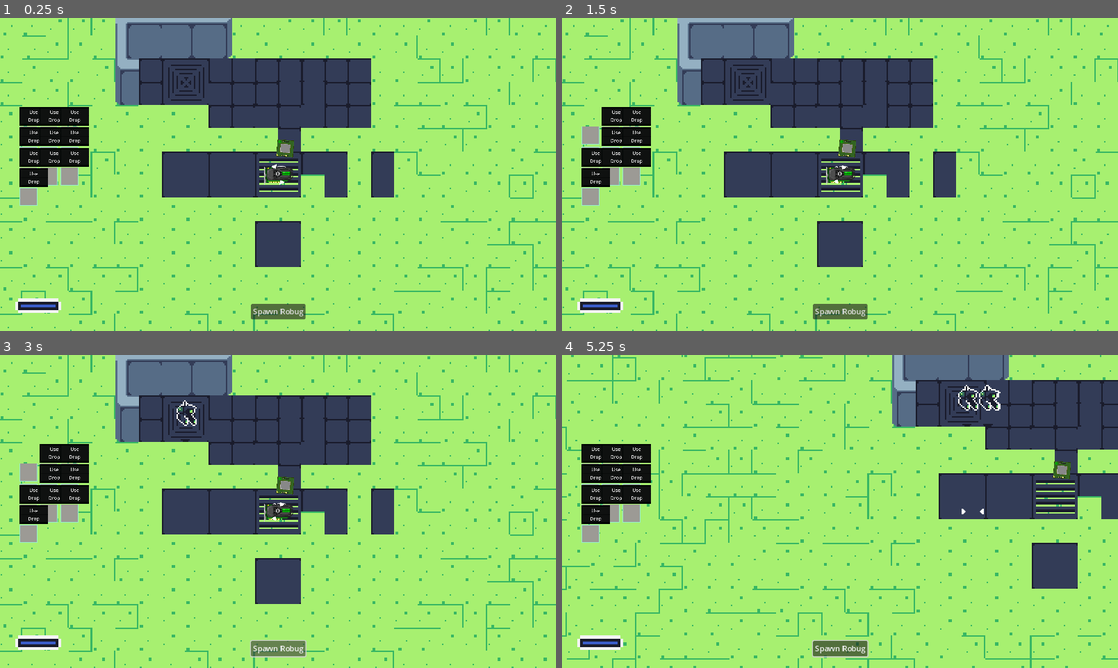
Above: before the commit, frames 1-4 (two rows, left to right).
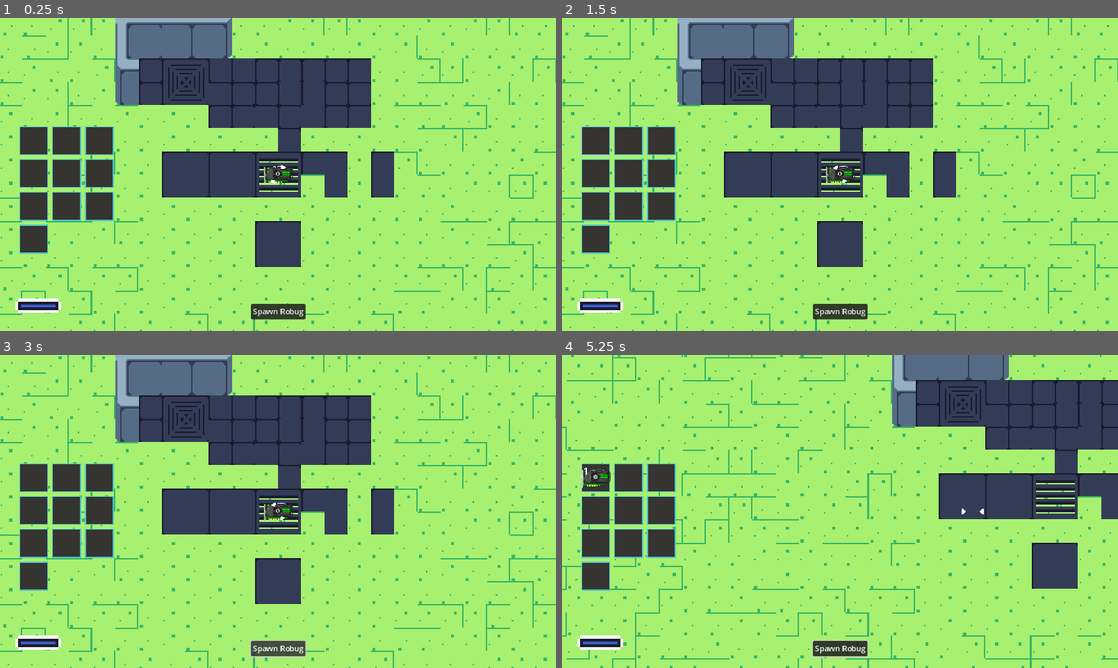
Above: after the commit, the same moments.

Repository: hyvnova/codebugs-game
Game: Godot game, scene res://world.tscn
Same seed, same stepped clock (60 frames per second), same inputs: the game is played once before the commit and once after it.
Inputs (mouse positions are in pixels of both pictures, inside the frame that each line leads up to):
- Up to frame 1 (0.25 s): no input
- Up to frame 2 (1.5 s): click (589, 133) at 0.52 s; click (595, 111) at 1.25 s, where only the run before the commit has a clickable "Use"
- Up to frame 3 (3 s): click (55, 458) at 2 s, where only the run before the commit has a clickable "Drop"; click "Spawn Robug" at 2.75 s
- Up to frame 4 (5.25 s): tap Enter at 3.5 s; move the mouse to (962, 495) at 3.52 s; hold D (right) 3.53-4.25 s; hold E (use) 3.53-4.25 s; click (962, 495) at 3.67 s; drag from (728, 527) to (945, 511) at 4.27 s; tap Space at 5 s; move the mouse to (895, 442) at 5.02 s; hold D (right) from 5.03 s (still down); hold E (use) from 5.03 s (still down)

The runs differ from the first frame. In frame 1, 6.5% of the frame differs, in the area x 3-55%, y 28-97%; in frame 2, 6.3%; in frame 3, 6.5%; in frame 4, 6.8%, in the area x 3-92%, y 9-97%.

Commit message:
Inventory System basics

Diff:
--- a/project.godot
+++ b/project.godot
@@ -17,8 +17,10 @@
 
 [autoload]
 
+WorldNode="*res://world.tscn"
 Global="*res://scripts/global.gd"
 Player="*res://scripts/player.gd"
+World="*res://scripts/world.gd"
 
 [display]
 
--- /dev/null
+++ b/resources/item_data.gd
@@ -0,0 +1,16 @@
+extends Resource
+class_name ItemData
+
+var texture: Texture
+var type: String
+var quantity: int
+
+static func new_data( type: String, texture: Texture, quantity: int = 1) -> ItemData:
+	var item_data = ItemData.new()
+	item_data.texture = texture
+	item_data.type = type
+	item_data.quantity = quantity
+	return item_data
+
+func clone() -> ItemData:
+	return ItemData.new_data( type, texture, quantity)
--- a/scenes/inventory_item.tscn
+++ b/scenes/inventory_item.tscn
@@ -1,21 +1,24 @@
-[gd_scene load_steps=3 format=3 uid="uid://c4xxcyla4nrwl"]
+[gd_scene load_steps=4 format=3 uid="uid://c4xxcyla4nrwl"]
 
 [ext_resource type="Script" path="res://scripts/inventory_item.gd" id="1_ckp2a"]
+[ext_resource type="Texture2D" uid="uid://bndnwycl5in7f" path="res://assets/Hardware/raptor74_0.png" id="2_h5ocw"]
 
-[sub_resource type="CircleShape2D" id="CircleShape2D_m1ro3"]
+[sub_resource type="RectangleShape2D" id="RectangleShape2D_y8a8q"]
 
 [node name="InventoryItem" type="Node2D" groups=["item"]]
 script = ExtResource("1_ckp2a")
+texture = ExtResource("2_h5ocw")
 
 [node name="Area2D" type="Area2D" parent="." groups=["item_area"]]
 collision_layer = 3
 collision_mask = 3
 
 [node name="CollisionShape2D" type="CollisionShape2D" parent="Area2D"]
-scale = Vector2(1.5, 1.5)
-shape = SubResource("CircleShape2D_m1ro3")
+scale = Vector2(3, 3)
+shape = SubResource("RectangleShape2D_y8a8q")
 
 [node name="Sprite2D" type="Sprite2D" parent="."]
+texture = ExtResource("2_h5ocw")
 
 [connection signal="body_entered" from="Area2D" to="." method="_on_area_2d_body_entered"]
 [connection signal="body_exited" from="Area2D" to="." method="_on_area_2d_body_exited"]
--- a/scenes/inventory_slot.tscn
+++ b/scenes/inventory_slot.tscn
@@ -21,7 +21,7 @@
 anchor_bottom = 1.0
 grow_horizontal = 2
 grow_vertical = 2
-color = Color(0.596078, 0.933333, 0.8, 1)
+color = Color(0.301961, 0.768627, 0.8, 1)
 
 [node name="InnerBorder" type="ColorRect" parent="."]
 layout_mode = 1
@@ -36,7 +36,7 @@
 offset_bottom = 70.0
 grow_horizontal = 2
 grow_vertical = 2
-color = Color(0.611765, 0.603922, 0.584314, 1)
+color = Color(0.20934, 0.204983, 0.194105, 1)
 
 [node name="ItemIcon" type="Sprite2D" parent="InnerBorder"]
 position = Vector2(70, 70)
@@ -47,7 +47,7 @@
 offset_left = 5.0
 offset_right = 45.0
 offset_bottom = 54.0
-theme_override_colors/font_color = Color(0.0745098, 0.0745098, 0.0745098, 1)
+theme_override_colors/font_color = Color(1, 1, 1, 1)
 theme_override_font_sizes/font_size = 50
 text = "1"
 
@@ -63,48 +63,31 @@
 [node name="DetailsPanel" type="ColorRect" parent="."]
 visible = false
 layout_mode = 0
-offset_top = -135.0
+offset_top = -75.0
 offset_right = 240.0
 offset_bottom = -5.0
-color = Color(0.596078, 0.933333, 0.8, 1)
-
-[node name="ItemName" type="Label" parent="DetailsPanel"]
-layout_mode = 1
-offset_left = 5.0
-offset_right = 45.0
-offset_bottom = 23.0
-theme_override_colors/font_color = Color(0.0745098, 0.0745098, 0.0745098, 1)
-theme_override_font_sizes/font_size = 40
-text = "Name"
 
 [node name="ItemType" type="Label" parent="DetailsPanel"]
 layout_mode = 1
-anchors_preset = 4
+anchors_preset = 8
+anchor_left = 0.5
 anchor_top = 0.5
+anchor_right = 0.5
 anchor_bottom = 0.5
-offset_left = 5.0
-offset_top = -11.5
-offset_right = 45.0
-offset_bottom = 11.5
+offset_left = -46.0
+offset_top = -27.5
+offset_right = 46.0
+offset_bottom = 27.5
+grow_horizontal = 2
 grow_vertical = 2
 theme_override_colors/font_color = Color(0.0745098, 0.0745098, 0.0745098, 0.784314)
 theme_override_font_sizes/font_size = 40
 text = "Type"
-
-[node name="ItemEffect" type="Label" parent="DetailsPanel"]
-layout_mode = 1
-anchors_preset = 2
-anchor_top = 1.0
-anchor_bottom = 1.0
-offset_left = 5.0
-offset_top = -23.0
-offset_right = 45.0
-grow_vertical = 0
-theme_override_colors/font_color = Color(0.0745098, 0.0745098, 0.0745098, 0.588235)
-theme_override_font_sizes/font_size = 40
-text = "Effect"
+horizontal_alignment = 1
+vertical_alignment = 1
 
 [node name="UsagePanel" type="ColorRect" parent="."]
+visible = false
 layout_mode = 0
 offset_top = -159.0
 offset_right = 240.0
--- a/scenes/inventory_ui.tscn
+++ b/scenes/inventory_ui.tscn
@@ -18,7 +18,7 @@
 
 [node name="GridContainer" type="GridContainer" parent="."]
 layout_mode = 1
-scale = Vector2(0.25, 0.25)
+scale = Vector2(0.4, 0.4)
 size_flags_horizontal = 3
 size_flags_vertical = 3
 theme_override_constants/h_separation = 20
--- a/scenes/player.tscn
+++ b/scenes/player.tscn
@@ -12,7 +12,6 @@
 script = ExtResource("2_btjev")
 
 [node name="CollisionShape2D" type="CollisionShape2D" parent="."]
-scale = Vector2(0.5, 0.5)
 shape = SubResource("CircleShape2D_kr4k2")
 
 [node name="Crosshair" type="Sprite2D" parent="."]
--- a/scripts/global.gd
+++ b/scripts/global.gd
@@ -1,9 +1,10 @@
 ### Global.gd
+# ! AUTOLOADED as Global
 
 extends Node
 
 # Inventory items
-var inventory: Array[InventoryItem] = []
+var inventory: Array[ItemData] = [] # Each slot contains an InventoryItem or null.
 
 # Custom signals
 signal inventory_updated
@@ -11,38 +12,40 @@
 
 # Scene and node references
 @onready var player_node: Node = Player
-@onready var inventory_slot_scene = preload("res://scenes/inventory_slot.tscn")
+
 
 func _ready():
 	# Initializes the inventory with 9 slots (spread over 3 blocks per row)
 	inventory.resize(10)
 
+# on_pickup Adds an item to the inventory, returns true if successful
+func add_item(item_data: ItemData) -> bool:
 
-# Adds an item to the inventory, returns true if successful
-func add_item(item: InventoryItem) -> bool:
+	# TODO! This is seriously slow, need to optimize this frfr ong
+	for i in range(inventory.size()):
+		# Check if a non-empty slot contains the same item type to stack.
+		if inventory[i] and inventory[i].type == item_data.type:
+			inventory[i].quantity += item_data.quantity
 
-	# TODO! This is seriously slow, we need to optimize this frfr ong
-	for i in range(inventory.size()):
-		# Check if the item exists in the inventory and matches both type and effect
-		if inventory[i] and inventory[i].type == item.type:
-			inventory[i].quantity += item.quantity
+
+
+			inventory_updated.emit()
+			print("Item added (stack)", inventory)
+			return true
+
+		# Add the item to the first available slot
+		elif inventory[i] == null:
+			inventory[i] = item_data
 			inventory_updated.emit()
 			print("Item added", inventory)
 			return true
 
-		# Add the item to the first available slot
-		elif inventory[i] == null:
-			inventory[i] = item
-			inventory_updated.emit()
-			print("Item added", inventory)
-			return true
+	return false # Could not add the item
 
-	return false
-
-# Removes an item from the inventory based on type and effect
+# Removes an item from the inventory
 func remove_item(item_type) -> bool:
 	for i in range(inventory.size()):
-		# If the item exists in the inventory and matches the type
+		# Find item with the same type and decrease the quantity
 		if inventory[i] and inventory[i].type == item_type:
 			inventory[i].quantity -= 1
 
@@ -75,7 +78,7 @@
 	return position
 
 # Drops an item at a specified position, adjusting for nearby items
-func drop_item(item: InventoryItem, drop_position: Vector2):
+func drop_item(item: ItemData, drop_position: Vector2):
+	item.quantity = 1
 	drop_position = adjust_drop_position(drop_position)
-	item.global_position = drop_position
-	item.visible = true
+	World.spawn_item(item, drop_position)
--- a/scripts/inventory_item.gd
+++ b/scripts/inventory_item.gd
@@ -1,11 +1,13 @@
+# This is named "InventoryItem" and not just "item" because "Item" conflicts with the built-in "Item" class in Godot.
+# Prepare youself for a bunch of inconsistencies in the code, as I was learning as I went along.
+
 @tool
 extends Node2D
 class_name InventoryItem
 
 # Item data
-var type: String = ""
-var quantity: int = 1
-var texture: Texture
+var data: ItemData
+@export var texture: Texture # For the editor, this is not really needed in the game
 
 const scene_path: String = "res://scenes/inventory_item.tscn"
 const scene = preload(scene_path)
@@ -16,46 +18,20 @@
 # Variables
 var player_in_range = false
 
-
-static func new_item(type: String, texture: Texture, pos: Vector2) -> InventoryItem:
+static func new_item(data: ItemData, pos: Vector2) -> InventoryItem:
 	var ins = scene.instantiate()
-
-	# Set the items values for spawning
-	ins.type = type
-	ins.texture = texture
+	ins.data = data
 	ins.global_position = pos
-
 	return ins
 
 func _ready():
 	# Set the texture to reflect in the game
 	if not Engine.is_editor_hint():
+		icon_sprite.texture = data.texture
+	else:
 		icon_sprite.texture = texture
-
-func _process(_delta):
-	# Set the texture to reflect in the editor
-	if Engine.is_editor_hint():
-		icon_sprite.texture = texture
-
-	# Add item to inventory if player presses "E" within range
-	if player_in_range and Input.is_action_just_pressed("use"):
-		pickup_item()
 
 # Add item to inventory
 func pickup_item():
-	if Global.player_node:
-		Global.add_item(self)
-		self.queue_free()
-
-# If player is in range, show UI and make item pickable
-func _on_area_2d_body_entered(body):
-	print("area entered")
-	if body.is_in_group("player"):
-		player_in_range = true
-		body.interact_ui.visible = true
-
-# If player is in range, hide UI and don't make item pickable
-func _on_area_2d_body_exited(body):
-	if body.is_in_group("player"):
-		player_in_range = false
-		body.interact_ui.visible = false
+	Global.add_item(data)
+	self.queue_free()
--- a/scripts/inventory_slot.gd
+++ b/scripts/inventory_slot.gd
@@ -5,27 +5,31 @@
 # Scene-Tree Node references
 @onready var icon = $InnerBorder/ItemIcon
 @onready var quantity_label = $InnerBorder/ItemQuantity
+
+# Details
+# * This needs to be modified if more propperties are added to ItemData
 @onready var details_panel = $DetailsPanel
-@onready var item_name = $DetailsPanel/ItemName
 @onready var item_type = $DetailsPanel/ItemType
-@onready var item_effect = $DetailsPanel/ItemEffect
+
+# Usage panel
 @onready var usage_panel = $UsagePanel
 
-# Slot item
-var item: InventoryItem = null
+# Slot item_data
+var item_data: ItemData = null
 
-# Show usage panel for player to use/remove item
+# Show usage panel for player to use/remove item_data
 func _on_item_button_pressed():
-	if item:
+	if item_data:
 		usage_panel.visible = !usage_panel.visible
 
-# Show item details on hover enter
+# Show item_data details on hover enter
+# Details are things like type, quantity
 func _on_item_button_mouse_entered():
-	if item:
+	if item_data:
 		usage_panel.visible = false
 		details_panel.visible = true
 
-# Hide item details on hover exit
+# Hide item_data details on hover exit
 func _on_item_button_mouse_exited():
 	details_panel.visible = false
 
@@ -33,31 +37,35 @@
 func set_empty():
 	icon.texture = null
 	quantity_label.text = ""
+	usage_panel.visible = false
 
-# Set slot item with its values from the dictionary
-func set_item(new_item: InventoryItem):
-	item = new_item
-	icon.texture = item.texture
-	quantity_label.text = str(item.quantity)
-	item_type.text = str(item.type)
+# Set slot item_data with its values from the dictionary
+func set_item(data: ItemData):
+	item_data = data
+	icon.texture = item_data.texture
+	quantity_label.text = str(item_data.quantity)
+	item_type.text = str(item_data.type)
 
 
-# Remove item from inventory and drop it back into the world
+# Remove item_data from inventory and drop it back into the world
 func _on_drop_button_pressed():
-	if item:
+	if item_data:
 		var drop_position = Global.player_node.global_position
-		var drop_offset = Vector2(0, 50)
+		var drop_offset = Vector2(10, 50)
 		drop_offset = drop_offset.rotated(Global.player_node.rotation)
-		Global.drop_item(item, drop_position + drop_offset)
-		Global.remove_item(item.type)
+
+		Global.drop_item(item_data.clone(), drop_position + drop_offset)
+		Global.remove_item(item_data.type)
+
 		usage_panel.visible = false
 
-# Remove item from inventory, use it, and apply its effect (if possible)
+# Remove item_data from inventory, use it, and apply its effect (if possible)
 func _on_use_button_pressed():
 	usage_panel.visible = false
-	if item:
+	if item_data:
 		if Global.player_node:
-			Global.player_node.apply_item_effect(item)
-			Global.remove_item(item.type)
+			# ! USE ITEM
+
+			Global.remove_item(item_data.type)
 		else:
 			print("Player could not be found")
--- a/scripts/inventory_ui.gd
+++ b/scripts/inventory_ui.gd
@@ -1,5 +1,7 @@
 ### Inventory_UI.gd
 extends Control
+
+const SLOT_SCENE = preload("res://scenes/inventory_slot.tscn")
 
 # Scene-Tree Node references
 @onready var grid_container = $GridContainer
@@ -9,16 +11,19 @@
 	Global.inventory_updated.connect(_on_inventory_updated)
 	_on_inventory_updated()
 
+# TODO! This is slow. It re-creates the entire inventory UI every time the inventory is updated.
+# * 	It should try to only update the slots that have changed.
+
 # Update inventory UI
 func _on_inventory_updated():
 	# Clear existing slots
 	clear_grid_container()
 	# Add slots for each inventory position
 	for item in Global.inventory:
-		var slot = Global.inventory_slot_scene.instantiate()
+		var slot = SLOT_SCENE.instantiate()
 		grid_container.add_child(slot)
-		if item != null:
-			item.visible = false
+
+		if item:
 			slot.set_item(item)
 		else:
 			slot.set_empty()
--- a/scripts/player.gd
+++ b/scripts/player.gd
@@ -2,7 +2,8 @@
 
 @export var speed = 5
 var velocity = 0
-var initial_scale = self.scale
+var  initial_scale = self.scale
+
 var selected: InventoryItem  # current object selected
 
 func wait(seconds: float) -> void:
@@ -14,9 +15,10 @@
 func _input(event):
 	if event.is_action_pressed("use"):
 		print("using: ", selected)
-		if selected:
+		if selected and not selected.is_queued_for_deletion():
 			# Pickup the item
 			selected.pickup_item()
+			selected = null
 
 func _physics_process(_delta):
 	# Keyboard movement
@@ -49,12 +51,10 @@
 func select(end_pos):
 	var tween = create_tween().set_parallel(true)
 	tween.tween_property(self, "position", end_pos, 0.10)
-	tween.tween_property(self, "rotation", 90, 0.5)
+	tween.tween_property(self, "rotation", 45, 0.5)
 	tween.tween_property(self, "scale", initial_scale * 0.85, 0.5)
-	await wait(0.5)
 
 func unselect():
 	var tween = create_tween().set_parallel(true)
 	tween.tween_property(self, "rotation", 0, 0.5)
 	tween.tween_property(self, "scale", initial_scale, 0.5)
-	await wait(0.5)
--- a/scripts/world.gd
+++ b/scripts/world.gd
@@ -1,7 +1,9 @@
 extends Node2D
 
+# ! AUTOLOADED as World
+# yes, WorldNode it's also and autoloaded varible
 
-@onready var ItemLayer = $ItemLayer
+@onready var ItemLayer = WorldNode.get_node("ItemLayer")
 
 var rng = RandomNumberGenerator.new()
 
@@ -11,7 +13,12 @@
 	const texture = preload("res://assets/Hardware/asus460_0.png")
 
 	# Spawn some random ass items
-	for i in range(1):
-		var item = InventoryItem.new_item("crap", texture, Player.global_position)
+	spawn_item(
+		ItemData.new_data("crap", texture),
+		Player.global_position # random position nearby player
+	)
 
-		ItemLayer.add_child(item)
+
+func spawn_item(data: ItemData, pos: Vector2):
+	ItemLayer.add_child(InventoryItem.new_item(data, pos))
+	print("Spawning %sx %s" % [data.quantity, data.type])
--- a/world.tscn
+++ b/world.tscn
@@ -1,24 +1,17 @@
-[gd_scene load_steps=7 format=3 uid="uid://h40o4yukp53b"]
+[gd_scene load_steps=5 format=3 uid="uid://h40o4yukp53b"]
 
-[ext_resource type="Script" path="res://scripts/world.gd" id="1_8qybo"]
 [ext_resource type="PackedScene" uid="uid://c13b5urkp2x7v" path="res://scenes/main_camera.tscn" id="2_np8oy"]
-[ext_resource type="PackedScene" uid="uid://b32jn77vkqne5" path="res://scenes/crap.tscn" id="3_tmjqe"]
 [ext_resource type="PackedScene" uid="uid://cy3pvgmleqnmt" path="res://scenes/map.tscn" id="4_2mfbg"]
 [ext_resource type="PackedScene" uid="uid://d3sueglj6n7pu" path="res://scenes/hud.tscn" id="4_q4un5"]
 [ext_resource type="PackedScene" uid="uid://bl6f52diigu10" path="res://scenes/player.tscn" id="6_j7ckx"]
 
 [node name="World" type="Node2D" groups=["world"]]
-script = ExtResource("1_8qybo")
 
 [node name="Map" parent="." instance=ExtResource("4_2mfbg")]
 scale = Vector2(3.009, 3)
 
-[node name="Crap" parent="." instance=ExtResource("3_tmjqe")]
-position = Vector2(15, -54)
-rotation = 0.0872665
-scale = Vector2(0.75, 0.75)
-
 [node name="ItemLayer" type="Node2D" parent="."]
+z_index = 5
 
 [node name="MainCamera" parent="." instance=ExtResource("2_np8oy")]
 z_index = 10
